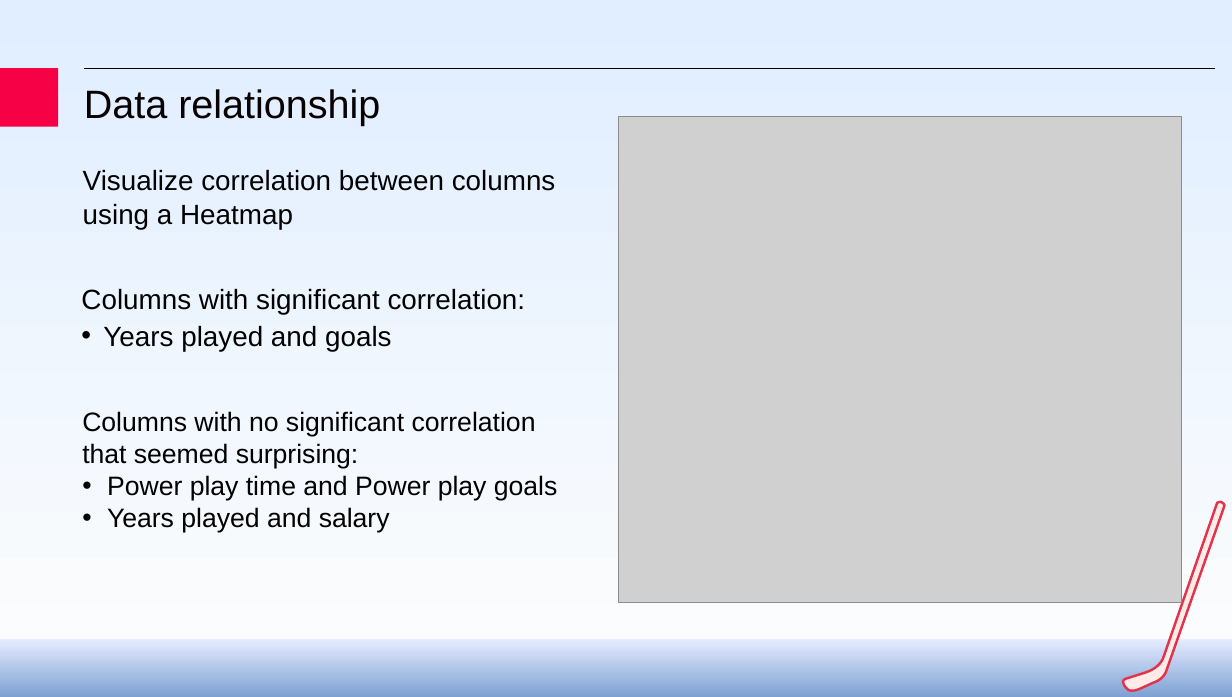
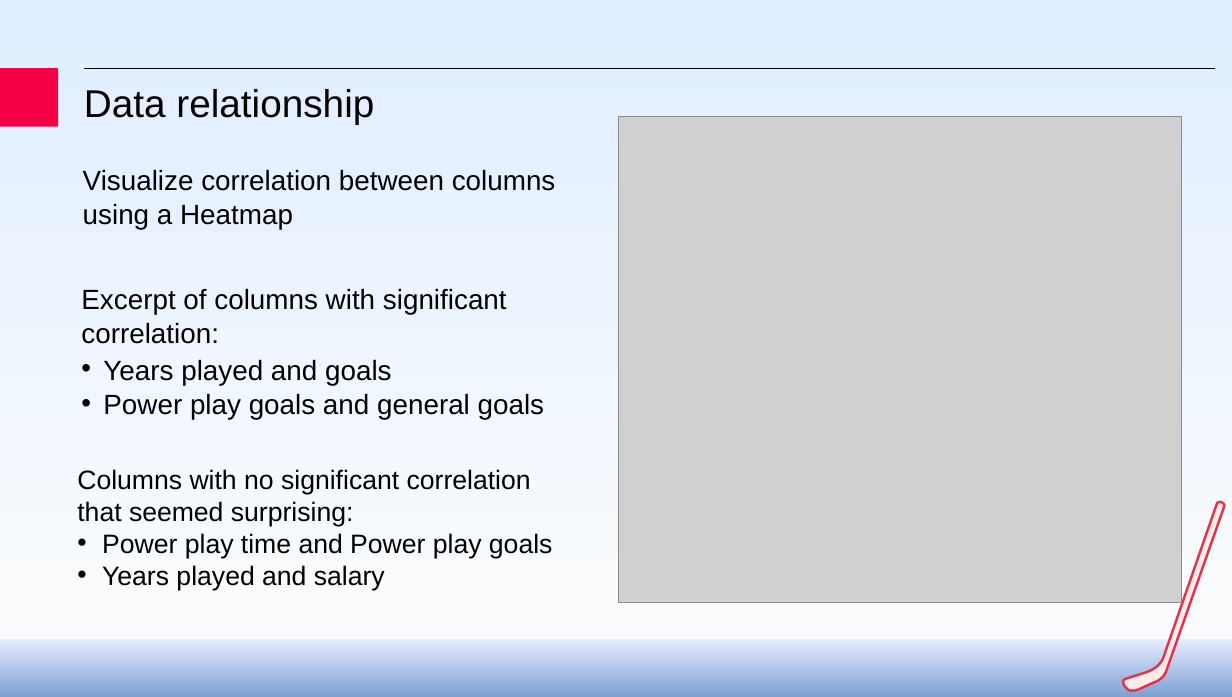
Before and after one commit to jaklvinc/KnowledgeDiscoveryAndDataMining-TUGraz-2026, a slide deck: slide 5 of phase_1/KDDM_phase1_presentation.pptx. Drawn at 1232x697 pixels with LibreOffice and Linux fonts; fonts in the diff are those of the drawing; grey boxes stand for pictures; background and template pictures are left out. Boxes give left, top, right and bottom in pixels: in the first picture for what was removed or moved away, otherwise in the second. Text is boxed around its words. In the diff, an @@ line names an element or a change of style, - is before the commit and + after.

```diff
--- a/phase_1/KDDM_phase1_presentation.pptx
+++ b/phase_1/KDDM_phase1_presentation.pptx
@@ title "Data relationship" at [84,89,374,125]: size 32.6 to 32 pt @@
@@ text at [81,288,507,344]: text changed @@
-Columns with significant correlation:
+Excerpt of columns with significant correlation:
@@ text at [103,393,544,419]: paragraph added @@
+• Power play goals and general goals
@@ text "Columns with no significant correlation": place and size @@
-text "Columns with no significant correlation" at [82,411,558,532]
+text "Columns with no significant correlation" at [77,469,553,590]
```
Also in this commit, not shown: 6 other slides changed, 2 slides removed.
